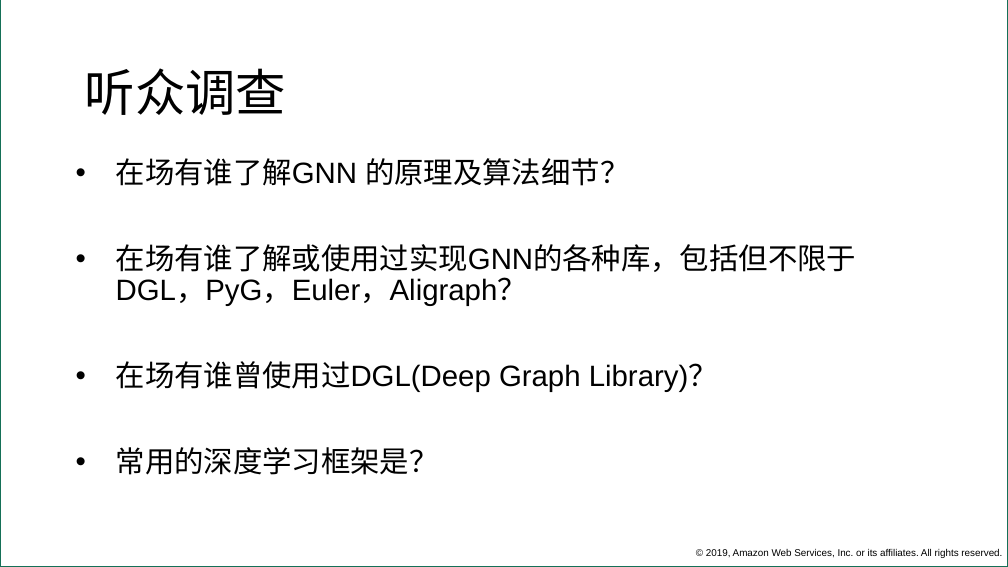
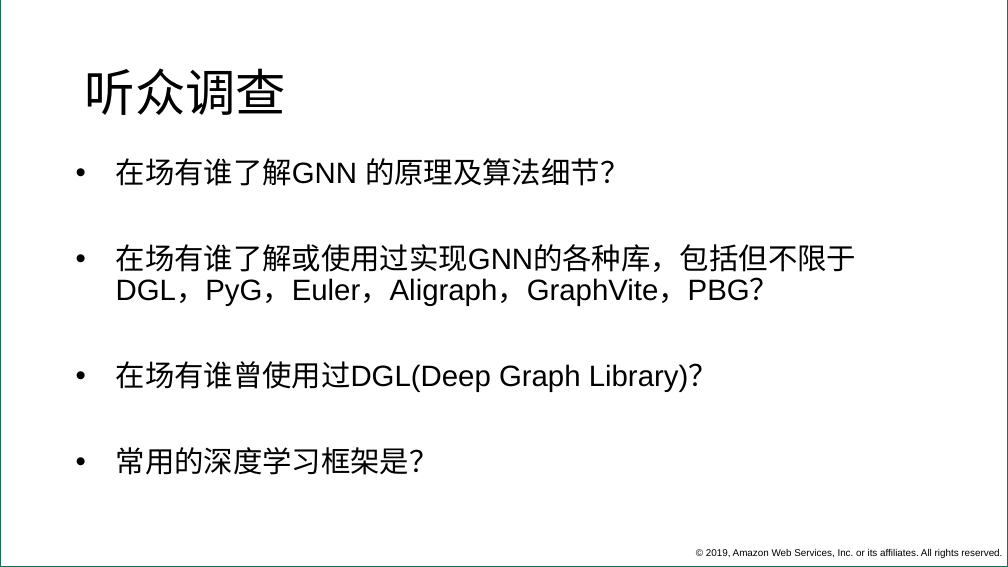
Before and after one commit to yutian/DGL-workshop-for-customers, a slide deck: slide 5 of First_workshop.pptx. Drawn at 1008x567 pixels with LibreOffice and Linux fonts; fonts in the diff are those of the drawing; background and template pictures are left out. Boxes give left, top, right and bottom in pixels: in the first picture for what was removed or moved away, otherwise in the second. Text is boxed around its words. In the diff, an @@ line names an element or a change of style, - is before the commit and + after.

Commit message:
Update pptx

```diff
--- a/First_workshop.pptx
+++ b/First_workshop.pptx
@@ text at [116, 244, 856, 306]: text changed @@
-• 在场有谁了解或使用过实现GNN的各种库，包括但不限于DGL，PyG，Euler，Aligraph？
+• 在场有谁了解或使用过实现GNN的各种库，包括但不限于DGL，PyG，Euler，Aligraph，GraphVite，PBG？
```
Also in this commit, not shown: 37 other files.
